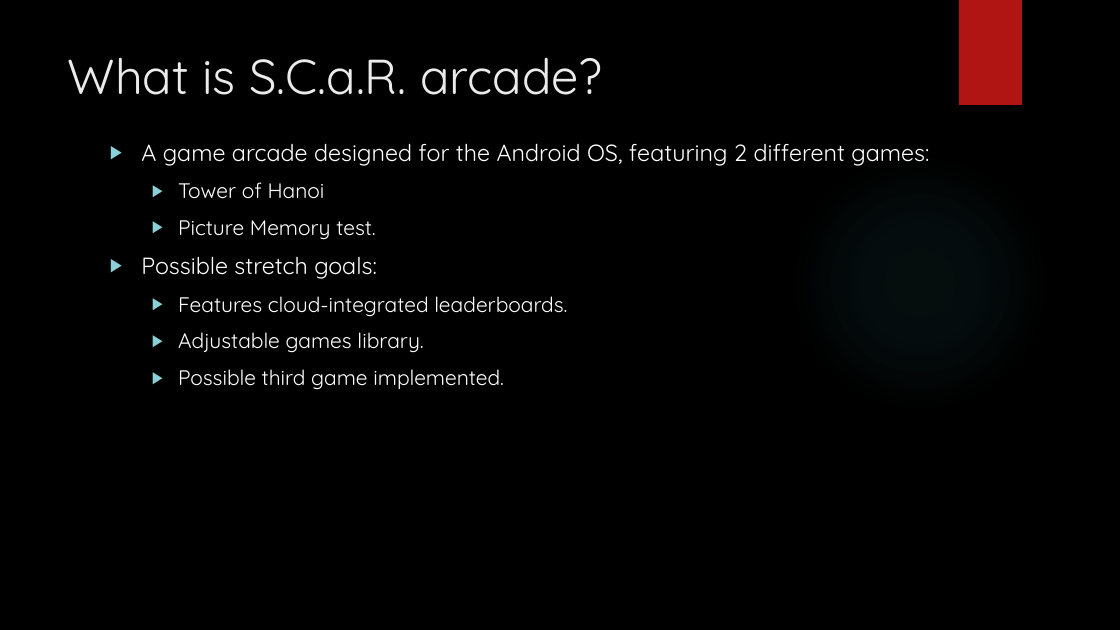
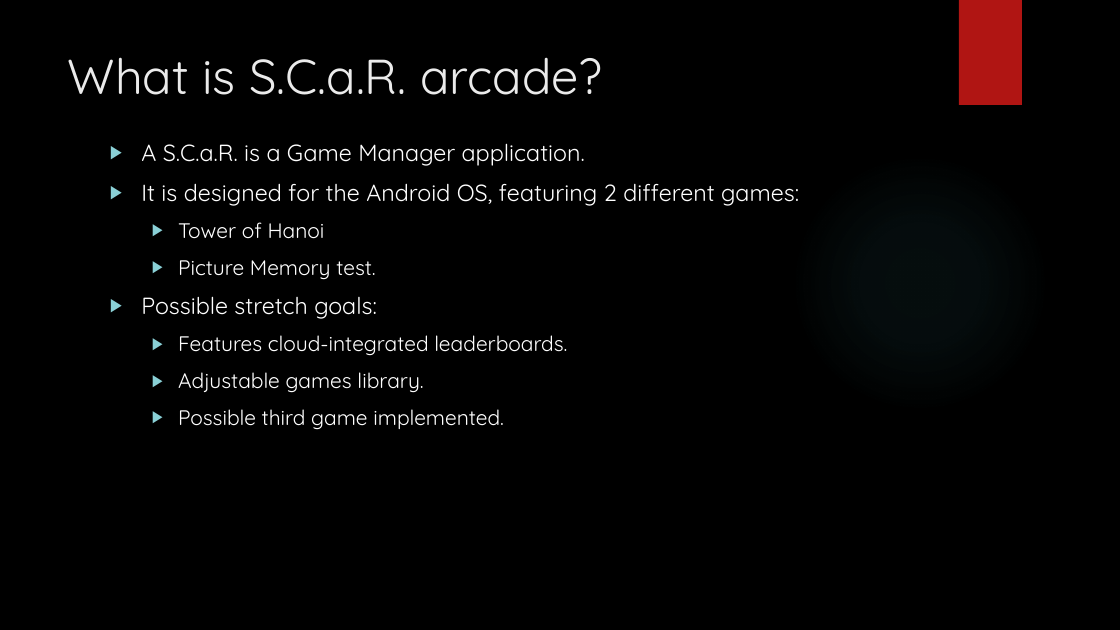
Before and after one commit to IgnitionOrk/SCaR_Arcade, a slide deck: slide 2 of SCaRArcade.pptx. Drawn at 1120x630 pixels with LibreOffice and Linux fonts; fonts in the diff are those of the drawing; background and template pictures are left out. Boxes give left, top, right and bottom in pixels: in the first picture for what was removed or moved away, otherwise in the second. Text is boxed around its words. In the diff, an @@ line names an element or a change of style, - is before the commit and + after.

Commit message:
update powerpoint

```diff
--- a/SCaRArcade.pptx
+++ b/SCaRArcade.pptx
@@ text at bbox=[141, 143, 799, 206]: text changed @@
-▶ A game arcade designed for the Android OS, featuring 2 different games:
+▶ A S.C.a.R. is a Game Manager application.
+▶ It is designed for the Android OS, featuring 2 different games:
```
Also in this commit, not shown: 2 other slides changed.
